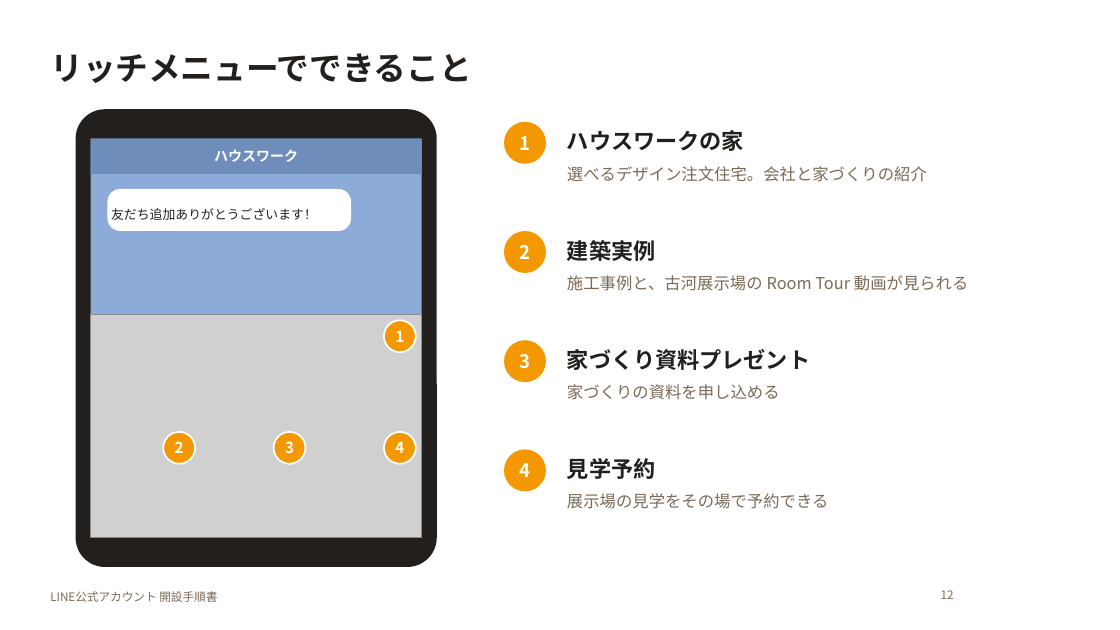
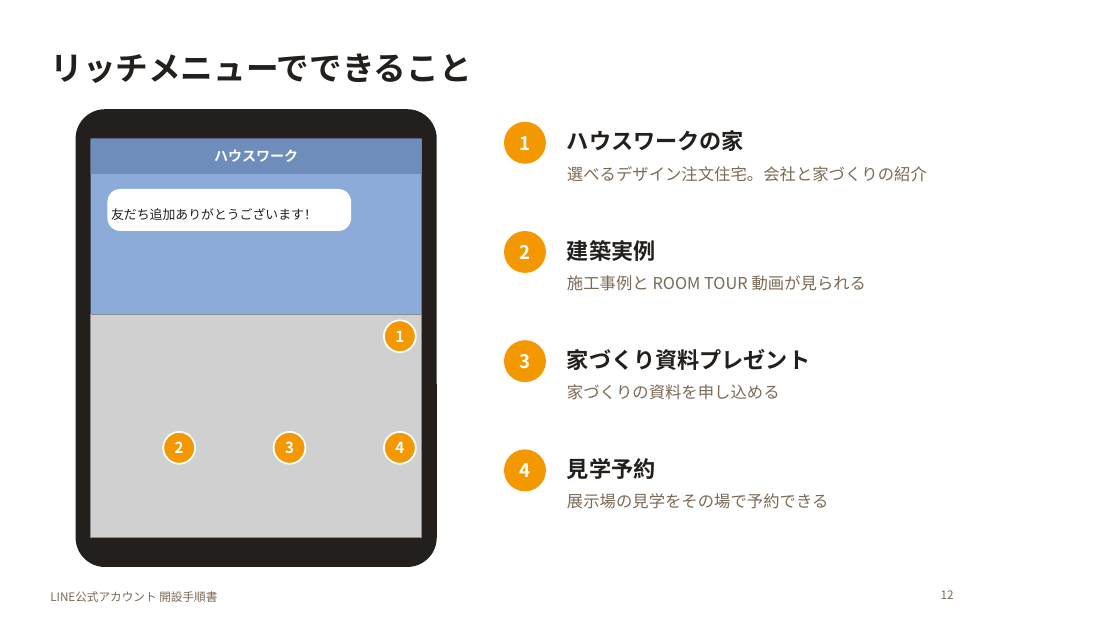
Before and after one commit to rietakenaho-creator/my-first-project_atinterior, a slide deck: slide 12 of line-account-guide/LINE公式アカウント開設手順書.pptx. Drawn at 1120x630 pixels with LibreOffice and Linux fonts; fonts in the diff are those of the drawing; grey boxes stand for pictures; background and template pictures are left out. Boxes give left, top, right and bottom in pixels: in the first picture for what was removed or moved away, otherwise in the second. Text is boxed around its words. In the diff, an @@ line names an element or a change of style, - is before the commit and + after.

```diff
--- a/line-account-guide/LINE公式アカウント開設手順書.pptx
+++ b/line-account-guide/LINE公式アカウント開設手順書.pptx
@@ text at (x1=567, y1=275, x2=866, y2=291): text changed @@
-施工事例と、古河展示場の Room Tour 動画が見られる
+施工事例と ROOM TOUR 動画が見られる
```
Also in this commit, not shown: 7 other files.
